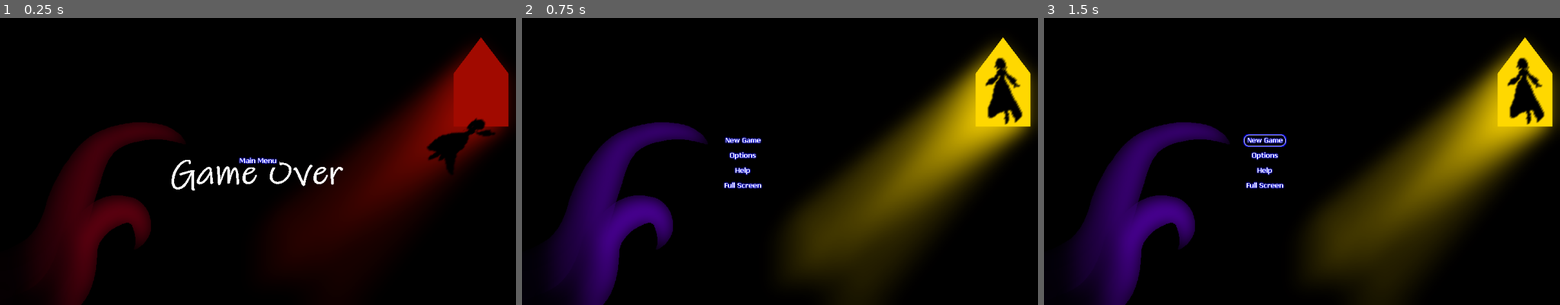
Above: before the commit, frames 1-3 (left to right).
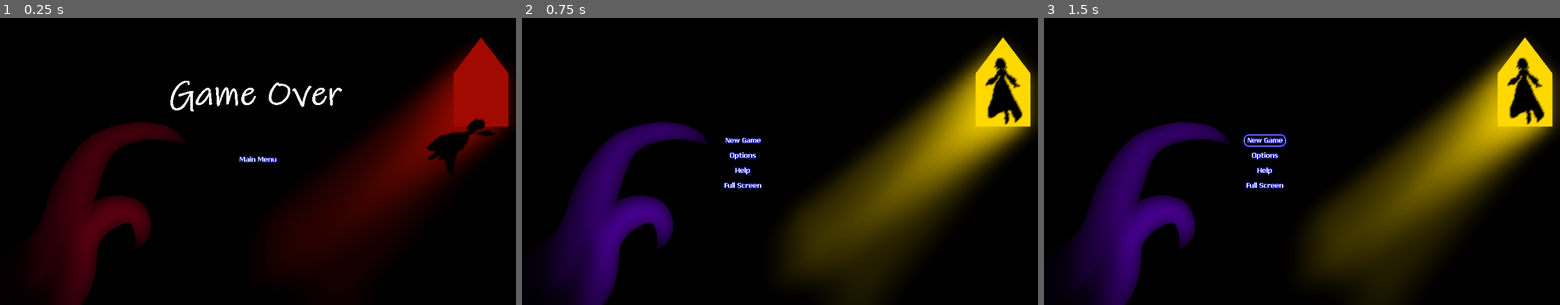
Above: after the commit, the same moments.

Repository: alpacanumerals/LD51
Game: Godot game, scene res://level/GameOver.tscn
Same seed, same stepped clock (60 frames per second), same inputs: the game is played once before the commit and once after it. This scene is started directly instead of the project's main scene.
Inputs (mouse positions are in pixels of both pictures, inside the frame that each line leads up to; where the layout moved, square brackets give the same spot in the first picture):
- Up to frame 1 (0.25 s): no input
- Up to frame 2 (0.75 s): click (780, 158) [780, 161] at 0.5 s
- Up to frame 3 (1.5 s): click (1265, 141) at 1.25 s

The runs differ from the first frame. In frame 1, 1.9% of the frame differs, in the area x 33-67%, y 21-61%; in frame 2, nothing differs; in frame 3, nothing differs.

Commit message:
gameover fix

Diff:
--- a/level/GameOver.tscn
+++ b/level/GameOver.tscn
@@ -13,27 +13,28 @@
 margin_bottom = 40.0
 texture = ExtResource( 1 )
 
-[node name="CenterContainer" type="CenterContainer" parent="."]
-margin_right = 960.0
-margin_bottom = 540.0
+[node name="MarginContainer" type="MarginContainer" parent="."]
+anchor_right = 1.0
+anchor_bottom = 1.0
+margin_left = 14.0
+margin_top = 14.0
+margin_right = -14.0
+margin_bottom = -14.0
+rect_scale = Vector2( 1, 0.998295 )
 
-[node name="VBoxContainer" type="VBoxContainer" parent="CenterContainer"]
-margin_left = 440.0
-margin_top = 256.0
-margin_right = 520.0
-margin_bottom = 284.0
-
-[node name="TopPad" type="Control" parent="CenterContainer/VBoxContainer"]
-margin_right = 80.0
+[node name="CenterContainer" type="CenterContainer" parent="MarginContainer"]
+margin_right = 932.0
+margin_bottom = 512.0
 size_flags_horizontal = 3
 size_flags_vertical = 3
 
-[node name="Main Menu" type="TextureButton" parent="CenterContainer/VBoxContainer"]
-margin_top = 4.0
-margin_right = 80.0
-margin_bottom = 28.0
+[node name="Main Menu" type="TextureButton" parent="MarginContainer/CenterContainer"]
+margin_left = 426.0
+margin_top = 244.0
+margin_right = 506.0
+margin_bottom = 268.0
 texture_normal = ExtResource( 2 )
 texture_hover = ExtResource( 3 )
 
-[connection signal="mouse_entered" from="CenterContainer/VBoxContainer/Main Menu" to="." method="_on_Main_Menu_mouse_entered"]
-[connection signal="pressed" from="CenterContainer/VBoxContainer/Main Menu" to="." method="_on_Main_Menu_pressed"]
+[connection signal="mouse_entered" from="MarginContainer/CenterContainer/Main Menu" to="." method="_on_Main_Menu_mouse_entered"]
+[connection signal="pressed" from="MarginContainer/CenterContainer/Main Menu" to="." method="_on_Main_Menu_pressed"]
Binary file changed: art/gameover.png
